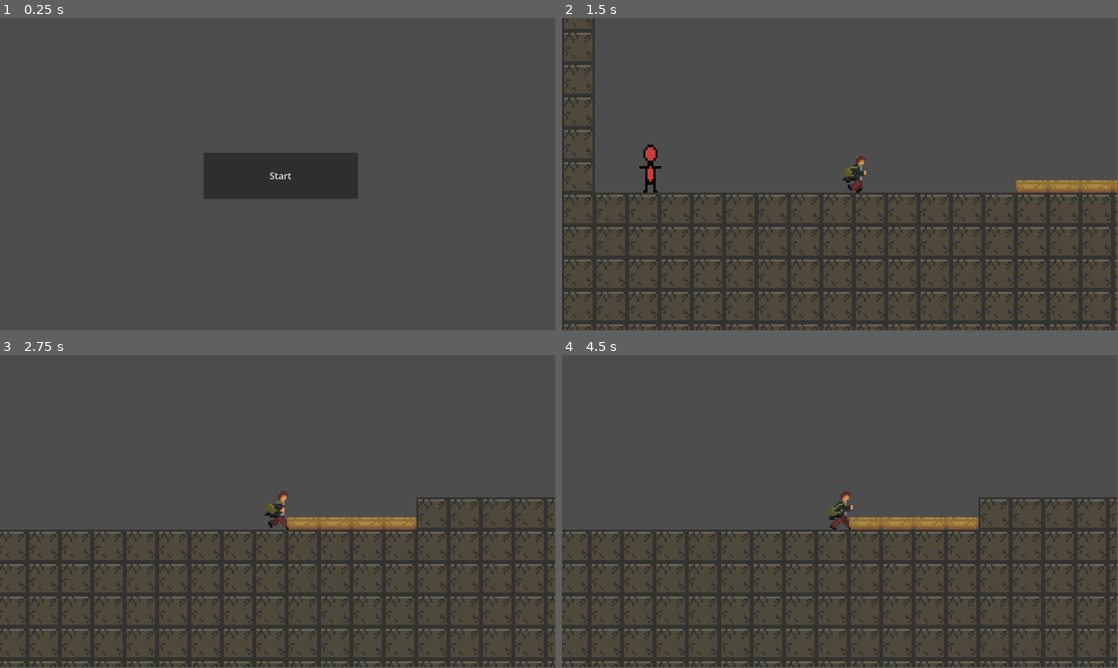
Above: before the commit, frames 1-4 (two rows, left to right).
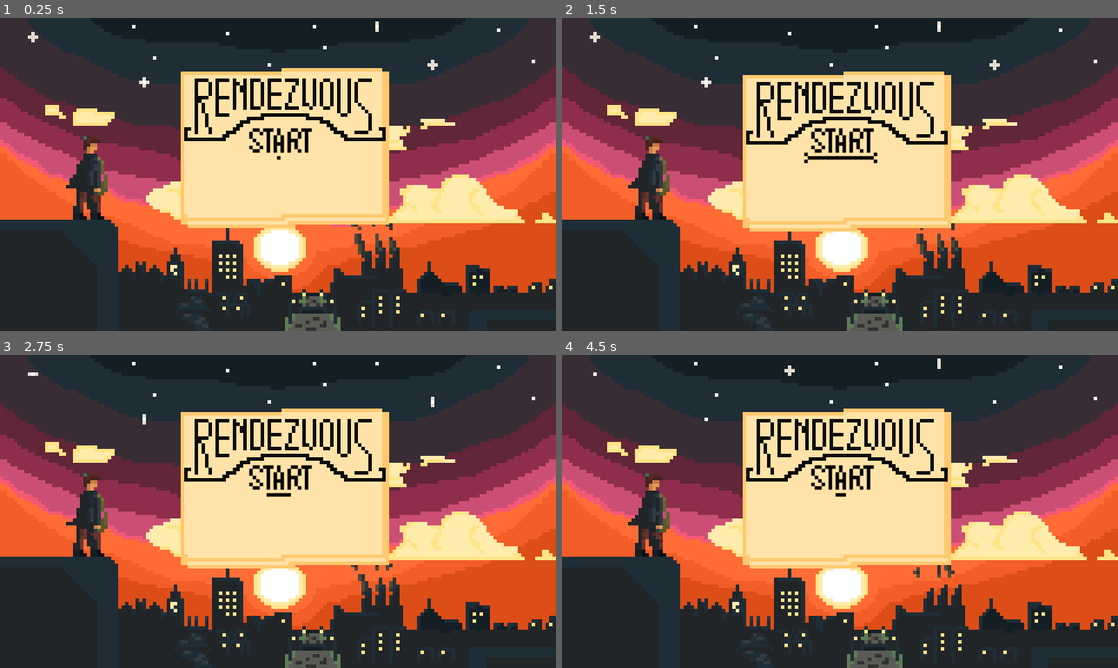
Above: after the commit, the same moments.

Repository: Zach9123/L1-Digital
Game: Godot game, scene res://Scenes/Main_Menu.tscn
Same seed, same stepped clock (60 frames per second), same inputs: the game is played once before the commit and once after it.
Inputs (mouse positions are in pixels of both pictures, inside the frame that each line leads up to):
- Up to frame 1 (0.25 s): no input
- Up to frame 2 (1.5 s): click (845, 174) at 0.5 s, where only the run before the commit has a clickable "Start"; hold Right (ui_right) from 1.28 s (still down); tap Z (dash) at 1.35 s
- Up to frame 3 (2.75 s): keep holding Right (ui_right); tap Up (ui_up) at 1.52, 2.27 s; tap Z (dash) at 2.1 s
- Up to frame 4 (4.5 s): release Right (ui_right) at 2.78 s; hold Left (ui_left) 2.78-3.53 s; tap Z (dash) at 2.85, 3.6, 4.35 s; hold Right (ui_right) from 3.53 s (still down); tap Up (ui_up) at 3.77 s
The window is 799x449 before the commit and 800x450 after it. Grey fills any space a smaller window leaves; there, only what the larger window draws over its background counts as a difference.

The runs differ from the first frame. In frame 1, 99% of the frame differs, in the area x 0-100%, y 0-100%; in frame 2, 92%; in frame 3, 93%; in frame 4, 93%.

Commit message:
V2.10
Changed npc chatbox and started proper art for main menu

Diff:
--- a/Rendezvous/Scenes/Main_Menu.tscn
+++ b/Rendezvous/Scenes/Main_Menu.tscn
@@ -1,6 +1,217 @@
 [gd_scene format=3 uid="uid://nk8vlyxyhial"]
 
 [ext_resource type="Script" uid="uid://bw0pqjang20e1" path="res://Scripts/main_menu.gd" id="1_c4tk2"]
+[ext_resource type="Texture2D" uid="uid://bmfwacuy0cakd" path="res://sprites/main_menu_screen_v1.png" id="2_rmbjf"]
+[ext_resource type="Texture2D" uid="uid://dd0opv5finus2" path="res://sprites/rendezvous_paper_titleV1.png" id="3_b7rmo"]
+[ext_resource type="Texture2D" uid="uid://76idxjgcp63g" path="res://sprites/start_buttonV1.png" id="4_00u4r"]
+
+[sub_resource type="AtlasTexture" id="AtlasTexture_b7rmo"]
+atlas = ExtResource("2_rmbjf")
+region = Rect2(0, 0, 1120, 630)
+
+[sub_resource type="AtlasTexture" id="AtlasTexture_00u4r"]
+atlas = ExtResource("2_rmbjf")
+region = Rect2(1120, 0, 1120, 630)
+
+[sub_resource type="AtlasTexture" id="AtlasTexture_anlgx"]
+atlas = ExtResource("2_rmbjf")
+region = Rect2(0, 630, 1120, 630)
+
+[sub_resource type="AtlasTexture" id="AtlasTexture_xvotp"]
+atlas = ExtResource("2_rmbjf")
+region = Rect2(1120, 630, 1120, 630)
+
+[sub_resource type="AtlasTexture" id="AtlasTexture_1edw4"]
+atlas = ExtResource("2_rmbjf")
+region = Rect2(0, 1260, 1120, 630)
+
+[sub_resource type="AtlasTexture" id="AtlasTexture_vnflv"]
+atlas = ExtResource("2_rmbjf")
+region = Rect2(1120, 1260, 1120, 630)
+
+[sub_resource type="AtlasTexture" id="AtlasTexture_ymwpv"]
+atlas = ExtResource("2_rmbjf")
+region = Rect2(0, 1890, 1120, 630)
+
+[sub_resource type="AtlasTexture" id="AtlasTexture_1o627"]
+atlas = ExtResource("2_rmbjf")
+region = Rect2(1120, 1890, 1120, 630)
+
+[sub_resource type="SpriteFrames" id="SpriteFrames_pr1l4"]
+animations = [{
+"frames": [{
+"duration": 1.0,
+"texture": SubResource("AtlasTexture_b7rmo")
+}, {
+"duration": 1.0,
+"texture": SubResource("AtlasTexture_00u4r")
+}, {
+"duration": 1.0,
+"texture": SubResource("AtlasTexture_anlgx")
+}, {
+"duration": 1.0,
+"texture": SubResource("AtlasTexture_xvotp")
+}, {
+"duration": 1.0,
+"texture": SubResource("AtlasTexture_1edw4")
+}, {
+"duration": 1.0,
+"texture": SubResource("AtlasTexture_vnflv")
+}, {
+"duration": 1.0,
+"texture": SubResource("AtlasTexture_ymwpv")
+}, {
+"duration": 1.0,
+"texture": SubResource("AtlasTexture_1o627")
+}],
+"loop": 1,
+"name": &"default",
+"speed": 12.0
+}]
+
+[sub_resource type="AtlasTexture" id="AtlasTexture_2ey7y"]
+atlas = ExtResource("3_b7rmo")
+region = Rect2(0, 0, 448, 448)
+
+[sub_resource type="AtlasTexture" id="AtlasTexture_u8ev7"]
+atlas = ExtResource("3_b7rmo")
+region = Rect2(448, 0, 448, 448)
+
+[sub_resource type="AtlasTexture" id="AtlasTexture_0ul3f"]
+atlas = ExtResource("3_b7rmo")
+region = Rect2(896, 0, 448, 448)
+
+[sub_resource type="AtlasTexture" id="AtlasTexture_s2uu6"]
+atlas = ExtResource("3_b7rmo")
+region = Rect2(0, 448, 448, 448)
+
+[sub_resource type="AtlasTexture" id="AtlasTexture_cebuy"]
+atlas = ExtResource("3_b7rmo")
+region = Rect2(448, 448, 448, 448)
+
+[sub_resource type="AtlasTexture" id="AtlasTexture_3a5co"]
+atlas = ExtResource("3_b7rmo")
+region = Rect2(896, 448, 448, 448)
+
+[sub_resource type="AtlasTexture" id="AtlasTexture_ysyx0"]
+atlas = ExtResource("3_b7rmo")
+region = Rect2(0, 896, 448, 448)
+
+[sub_resource type="AtlasTexture" id="AtlasTexture_q855l"]
+atlas = ExtResource("3_b7rmo")
+region = Rect2(448, 896, 448, 448)
+
+[sub_resource type="SpriteFrames" id="SpriteFrames_fu2oi"]
+animations = [{
+"frames": [{
+"duration": 1.0,
+"texture": SubResource("AtlasTexture_2ey7y")
+}, {
+"duration": 1.0,
+"texture": SubResource("AtlasTexture_u8ev7")
+}, {
+"duration": 1.0,
+"texture": SubResource("AtlasTexture_0ul3f")
+}, {
+"duration": 1.0,
+"texture": SubResource("AtlasTexture_s2uu6")
+}, {
+"duration": 1.0,
+"texture": SubResource("AtlasTexture_cebuy")
+}, {
+"duration": 1.0,
+"texture": SubResource("AtlasTexture_3a5co")
+}, {
+"duration": 1.0,
+"texture": SubResource("AtlasTexture_ysyx0")
+}, {
+"duration": 1.0,
+"texture": SubResource("AtlasTexture_q855l")
+}],
+"loop": 0,
+"name": &"default",
+"speed": 8.0
+}]
+
+[sub_resource type="AtlasTexture" id="AtlasTexture_53v7h"]
+atlas = ExtResource("4_00u4r")
+region = Rect2(0, 0, 448, 448)
+
+[sub_resource type="AtlasTexture" id="AtlasTexture_s36xt"]
+atlas = ExtResource("4_00u4r")
+region = Rect2(448, 0, 448, 448)
+
+[sub_resource type="AtlasTexture" id="AtlasTexture_43bnc"]
+atlas = ExtResource("4_00u4r")
+region = Rect2(896, 0, 448, 448)
+
+[sub_resource type="AtlasTexture" id="AtlasTexture_w5jp5"]
+atlas = ExtResource("4_00u4r")
+region = Rect2(0, 448, 448, 448)
+
+[sub_resource type="AtlasTexture" id="AtlasTexture_pj5sj"]
+atlas = ExtResource("4_00u4r")
+region = Rect2(448, 448, 448, 448)
+
+[sub_resource type="AtlasTexture" id="AtlasTexture_ab5mb"]
+atlas = ExtResource("4_00u4r")
+region = Rect2(896, 448, 448, 448)
+
+[sub_resource type="AtlasTexture" id="AtlasTexture_8xuee"]
+atlas = ExtResource("4_00u4r")
+region = Rect2(0, 896, 448, 448)
+
+[sub_resource type="AtlasTexture" id="AtlasTexture_u6qb4"]
+atlas = ExtResource("4_00u4r")
+region = Rect2(448, 896, 448, 448)
+
+[sub_resource type="AtlasTexture" id="AtlasTexture_tvv58"]
+atlas = ExtResource("4_00u4r")
+region = Rect2(896, 896, 448, 448)
+
+[sub_resource type="AtlasTexture" id="AtlasTexture_u2ek0"]
+atlas = ExtResource("4_00u4r")
+region = Rect2(0, 1344, 448, 448)
+
+[sub_resource type="SpriteFrames" id="SpriteFrames_c36lj"]
+animations = [{
+"frames": [{
+"duration": 1.0,
+"texture": SubResource("AtlasTexture_53v7h")
+}, {
+"duration": 1.0,
+"texture": SubResource("AtlasTexture_s36xt")
+}, {
+"duration": 1.0,
+"texture": SubResource("AtlasTexture_43bnc")
+}, {
+"duration": 1.0,
+"texture": SubResource("AtlasTexture_w5jp5")
+}, {
+"duration": 1.0,
+"texture": SubResource("AtlasTexture_pj5sj")
+}, {
+"duration": 1.0,
+"texture": SubResource("AtlasTexture_ab5mb")
+}, {
+"duration": 1.0,
+"texture": SubResource("AtlasTexture_8xuee")
+}, {
+"duration": 1.0,
+"texture": SubResource("AtlasTexture_u6qb4")
+}, {
+"duration": 1.0,
+"texture": SubResource("AtlasTexture_tvv58")
+}, {
+"duration": 1.0,
+"texture": SubResource("AtlasTexture_u2ek0")
+}],
+"loop": 1,
+"name": &"default",
+"speed": 5.0
+}]
+
+[sub_resource type="SpriteFrames" id="SpriteFrames_my4yw"]
 
 [node name="Main_Menu" type="Node2D" unique_id=977678936]
 script = ExtResource("1_c4tk2")
@@ -13,10 +224,30 @@
 
 [node name="Start" type="Button" parent="Button_Manager" unique_id=2087259212]
 layout_mode = 0
-offset_left = 352.0
-offset_top = 233.0
-offset_right = 619.0
-offset_bottom = 313.0
+offset_left = 223.0
+offset_top = -117.0
+offset_right = 490.0
+offset_bottom = -37.0
 text = "Start"
 
+[node name="Background" type="AnimatedSprite2D" parent="." unique_id=61903099]
+position = Vector2(560, 315)
+sprite_frames = SubResource("SpriteFrames_pr1l4")
+autoplay = "default"
+
+[node name="Main Menu" type="AnimatedSprite2D" parent="." unique_id=1169582809]
+position = Vector2(574, 290)
+sprite_frames = SubResource("SpriteFrames_fu2oi")
+autoplay = "default"
+frame = 7
+frame_progress = 1.0
+
+[node name="Start" type="AnimatedSprite2D" parent="." unique_id=2101840295]
+position = Vector2(565, 250)
+sprite_frames = SubResource("SpriteFrames_c36lj")
+autoplay = "default"
+
+[node name="Options" type="AnimatedSprite2D" parent="." unique_id=472948588]
+sprite_frames = SubResource("SpriteFrames_my4yw")
+
 [connection signal="pressed" from="Button_Manager/Start" to="." method="_on_start_pressed"]
--- a/Rendezvous/Scenes/Old_boss_npc.tscn
+++ b/Rendezvous/Scenes/Old_boss_npc.tscn
@@ -2,7 +2,8 @@
 
 [ext_resource type="Texture2D" uid="uid://cfnqfc81wvcag" path="res://sprites/Npc_bigboss_placeholder.png" id="1_b5h8w"]
 [ext_resource type="Script" uid="uid://b78nd43nc6trk" path="res://Scenes/old_boss_npc.gd" id="1_uo13p"]
-[ext_resource type="FontFile" uid="uid://ho8er51p61kr" path="res://Other/Silkscreen-Regular.ttf" id="3_fkknu"]
+[ext_resource type="FontFile" uid="uid://deaotract0w26" path="res://Other/PixelifySans-VariableFont_wght.ttf" id="3_fkknu"]
+[ext_resource type="FontFile" uid="uid://ho8er51p61kr" path="res://Other/Silkscreen-Regular.ttf" id="4_2hrnx"]
 
 [sub_resource type="CircleShape2D" id="CircleShape2D_pr1l4"]
 radius = 184.01086
@@ -18,6 +19,18 @@
 "speed": 5.0
 }]
 
+[sub_resource type="StyleBoxFlat" id="StyleBoxFlat_2hrnx"]
+bg_color = Color(0, 0.024782648, 0.08422618, 0.49803922)
+border_width_left = 2
+border_width_top = 2
+border_width_right = 2
+border_width_bottom = 2
+corner_radius_top_left = 8
+corner_radius_top_right = 8
+corner_radius_bottom_right = 8
+corner_radius_bottom_left = 8
+shadow_offset = Vector2(2, 2)
+
 [node name="Old_boss_npc" type="Area2D" unique_id=1113017715]
 script = ExtResource("1_uo13p")
 
@@ -31,31 +44,38 @@
 sprite_frames = SubResource("SpriteFrames_c36lj")
 
 [node name="UITip" type="Label" parent="." unique_id=1070580039]
-offset_left = -30.0
-offset_top = -111.0
-offset_right = 27.0
-offset_bottom = -88.0
+offset_left = -43.0
+offset_top = -113.0
+offset_right = 42.0
+offset_bottom = -81.0
+theme_override_colors/font_color = Color(0.29586652, 0.2958665, 0.2958665, 1)
+theme_override_colors/font_outline_color = Color(0, 0, 0, 1)
+theme_override_constants/outline_size = 10
+theme_override_fonts/font = ExtResource("3_fkknu")
+theme_override_font_sizes/font_size = 26
 text = "(Down)"
 
 [node name="CanvasLayer" type="CanvasLayer" parent="." unique_id=118815812]
 
 [node name="ChatBox" type="Panel" parent="CanvasLayer" unique_id=1009648840]
-offset_left = 201.0
+offset_left = 195.0
 offset_top = 372.0
 offset_right = 776.0
 offset_bottom = 491.0
+theme_override_styles/panel = SubResource("StyleBoxFlat_2hrnx")
 metadata/_edit_group_ = true
 
 [node name="DialogueText" type="Label" parent="CanvasLayer/ChatBox" unique_id=1742208269]
 light_mask = 3
 visibility_layer = 3
+texture_filter = 1
 layout_mode = 0
-offset_left = 3.0
+offset_left = 1.0
 offset_top = 2.0
-offset_right = 575.0
-offset_bottom = 117.0
-theme_override_fonts/font = ExtResource("3_fkknu")
-theme_override_font_sizes/font_size = 26
+offset_right = 579.0
+offset_bottom = 118.0
+theme_override_fonts/font = ExtResource("4_2hrnx")
+theme_override_font_sizes/font_size = 22
 
 [connection signal="body_entered" from="." to="." method="_on_body_entered"]
 [connection signal="body_exited" from="." to="." method="_on_body_exited"]
--- a/Rendezvous/Scenes/old_boss_npc.gd
+++ b/Rendezvous/Scenes/old_boss_npc.gd
@@ -4,7 +4,7 @@
 @onready var chat_box: Panel = $CanvasLayer/ChatBox
 @onready var dialogue_text: Label = $CanvasLayer/ChatBox/DialogueText
 
-@export var dialogue_lines: Array[String] = ["So you have actaullly shown up", "", ""]
+@export var dialogue_lines: Array[String] = ["So you have actaullly shown up...", "Here, take this.", "It's withered Kirk...", "Take it to BoBo in the land down under. \nDon't ask anymore questions.", "canniball asshole."]
 @export var typing_speed: float = 0.04
 
 var player_in_range: bool = false
--- a/Rendezvous/project.godot
+++ b/Rendezvous/project.godot
@@ -16,8 +16,8 @@
 
 [display]
 
-window/size/viewport_width=960
-window/size/viewport_height=540
+window/size/viewport_width=1120
+window/size/viewport_height=630
 
 [input]
 
Binary file added: Rendezvous/sprites/main_menu_screen_v1.png
Not shown, added: Rendezvous/sprites/main_menu_screen_v1.png.import
Binary file added: Rendezvous/sprites/option_buttonV1.png
Not shown, added: Rendezvous/sprites/option_buttonV1.png.import
Binary file added: Rendezvous/sprites/rendezvous_paper_titleV1.png
Not shown, added: Rendezvous/sprites/rendezvous_paper_titleV1.png.import
Binary file added: Rendezvous/sprites/start_buttonV1.png
Not shown, added: Rendezvous/sprites/start_buttonV1.png.import
